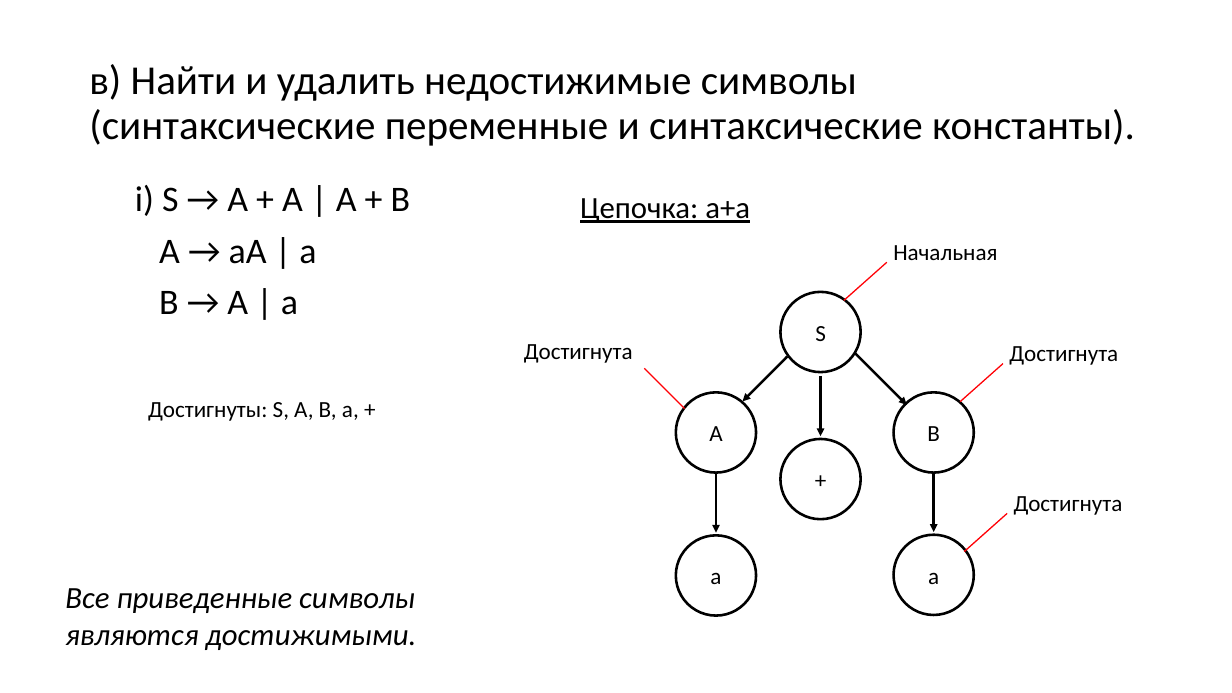
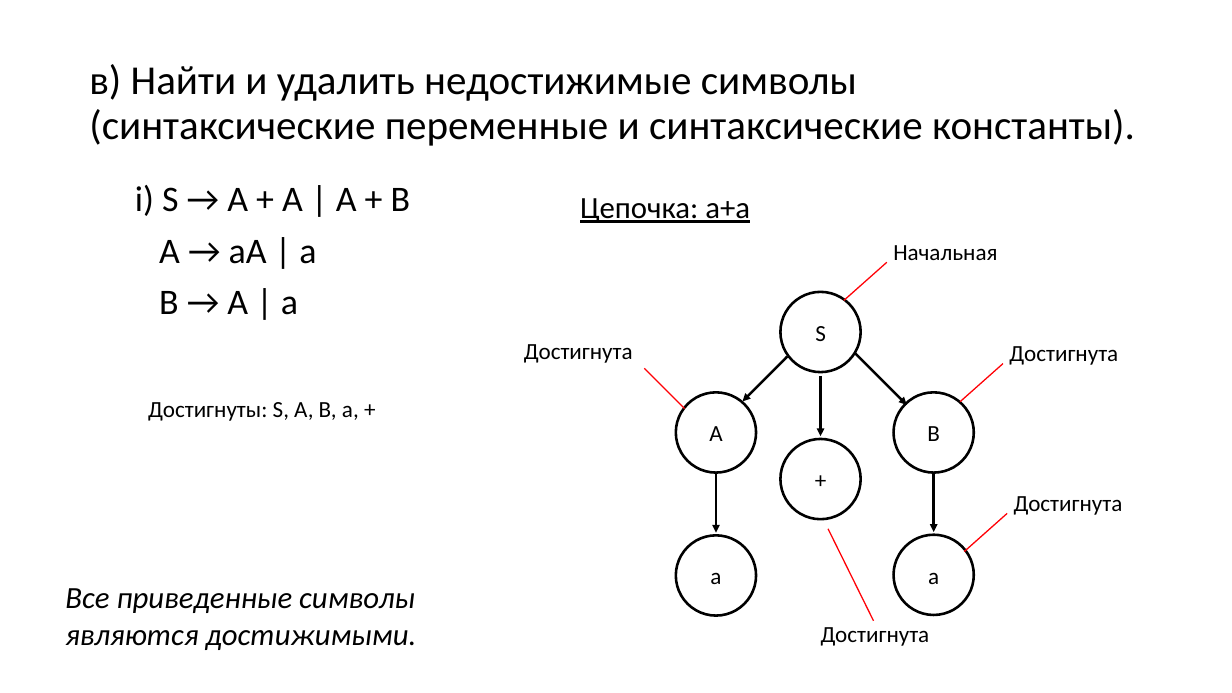
Before and after one commit to goddamnteam/korzun, a slide deck: slide 7 of task6.pptx. Drawn at 1232x693 pixels with LibreOffice and Linux fonts; fonts in the diff are those of the drawing. Boxes give left, top, right and bottom in pixels: in the first picture for what was removed or moved away, otherwise in the second. Text is boxed around its words. In the diff, an @@ line names an element or a change of style, - is before the commit and + after.

```diff
--- a/task6.pptx
+++ b/task6.pptx
@@ line added from (873, 621) to (828, 529), #FF0006 1 pt @@
@@ text added at [821, 627, 930, 646], 18 pt, text #000000 @@
+Достигнута
```
Also in this commit, not shown: 2 other slides changed.
